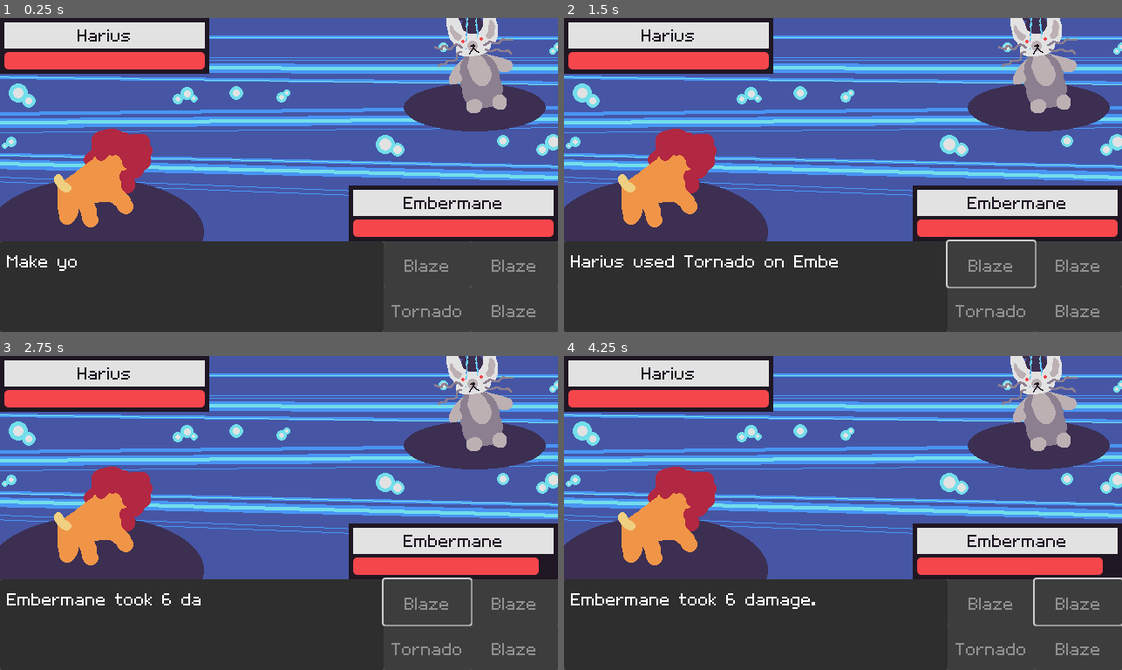
Above: before the commit, frames 1-4 (two rows, left to right).
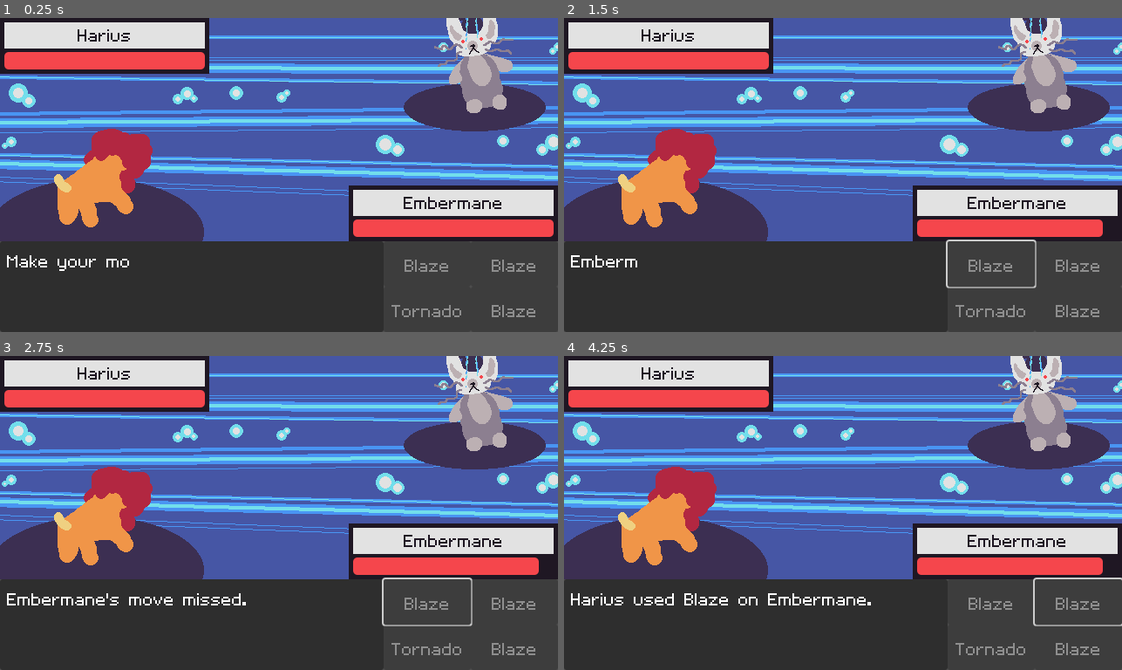
Above: after the commit, the same moments.

Repository: jadicodes/zodiac-battler
Game: Godot game, scene res://battle_arena/battle_arena.tscn
Two runs of this game, one before a commit and one after it. Both use one fixed random seed, a clock stepped at 60 frames per second and the inputs below. The engine's default icon, where the game draws it, is replaced by a stand-in: a white triangle on a blue panel in a dark square.
Inputs (mouse positions are in pixels of both pictures, inside the frame that each line leads up to):
- Up to frame 1 (0.25 s): no input
- Up to frame 2 (1.5 s): click (993, 262) at 0.5 s, where only the run after the commit has a clickable "Blaze"; tap Space (advance_text) at 1.35 s
- Up to frame 3 (2.75 s): tap Space (advance_text) at 2.1 s
- Up to frame 4 (4.25 s): tap Space (advance_text) at 2.85 s; click (1077, 600) at 3.5 s, where only the run after the commit has a clickable "Blaze"

The runs differ from the first frame. In frame 1, less than 0.1% of the frame differs, in the area x 14-24%, y 76-80%; in frame 2, 0.7%; in frame 3, 0.3%; in frame 4, 0.7%, in the area x 1-55%, y 75-81%.

Commit message:
Speed up text and remove health decrease message

Diff:
--- a/project/battle_arena/battle_arena.gd
+++ b/project/battle_arena/battle_arena.gd
@@ -34,7 +34,6 @@
 	for monster in [_monster_opponent, _monster_self]:
 		monster.move_used.connect(_add_move_used_message.bind(monster))
 		monster.move_missed.connect(_add_move_missed_message.bind(monster))
-		monster.damage_taken.connect(_add_damage_taken_message.bind(monster))
 		monster.fainted.connect(_add_fainted_message.bind(monster))
 
 	_move_buttons.set_moves(_monster_self.get_moves())
@@ -95,11 +94,6 @@
 	_event_queue.add_event(_message_event)
 
 
-func _add_damage_taken_message(damage_amount: int, monster: Monster) -> void:
-	var _message_event := MessageEvent.new(tr("DAMAGE_TAKEN") % [monster.get_monster_name(), damage_amount])
-	_event_queue.add_event(_message_event)
-
-
 func _add_fainted_message(monster: Monster) -> void:
 	var _message_event := MessageEvent.new(tr("FAINTED") % monster.get_monster_name())
 	_event_queue.add_event(_message_event)
--- a/project/battle_arena/textbox/textbox.gd
+++ b/project/battle_arena/textbox/textbox.gd
@@ -11,7 +11,7 @@
 	FINISHED,
 }
 
-const CHARS_PER_SECOND := 30.0
+const CHARS_PER_SECOND := 50.0
 
 var _current_state := State.READY
 var _current_message: MessageEvent
